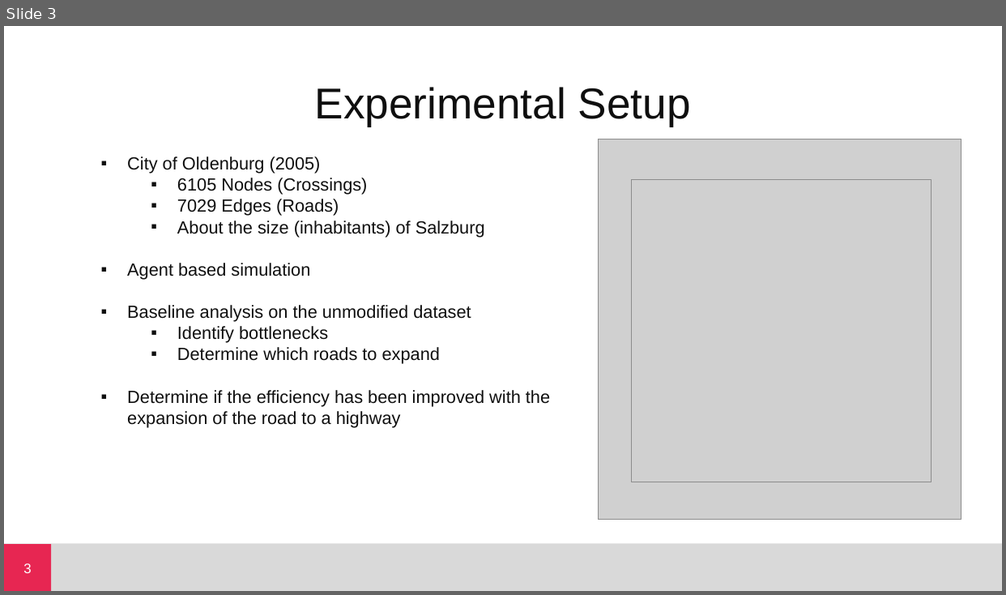
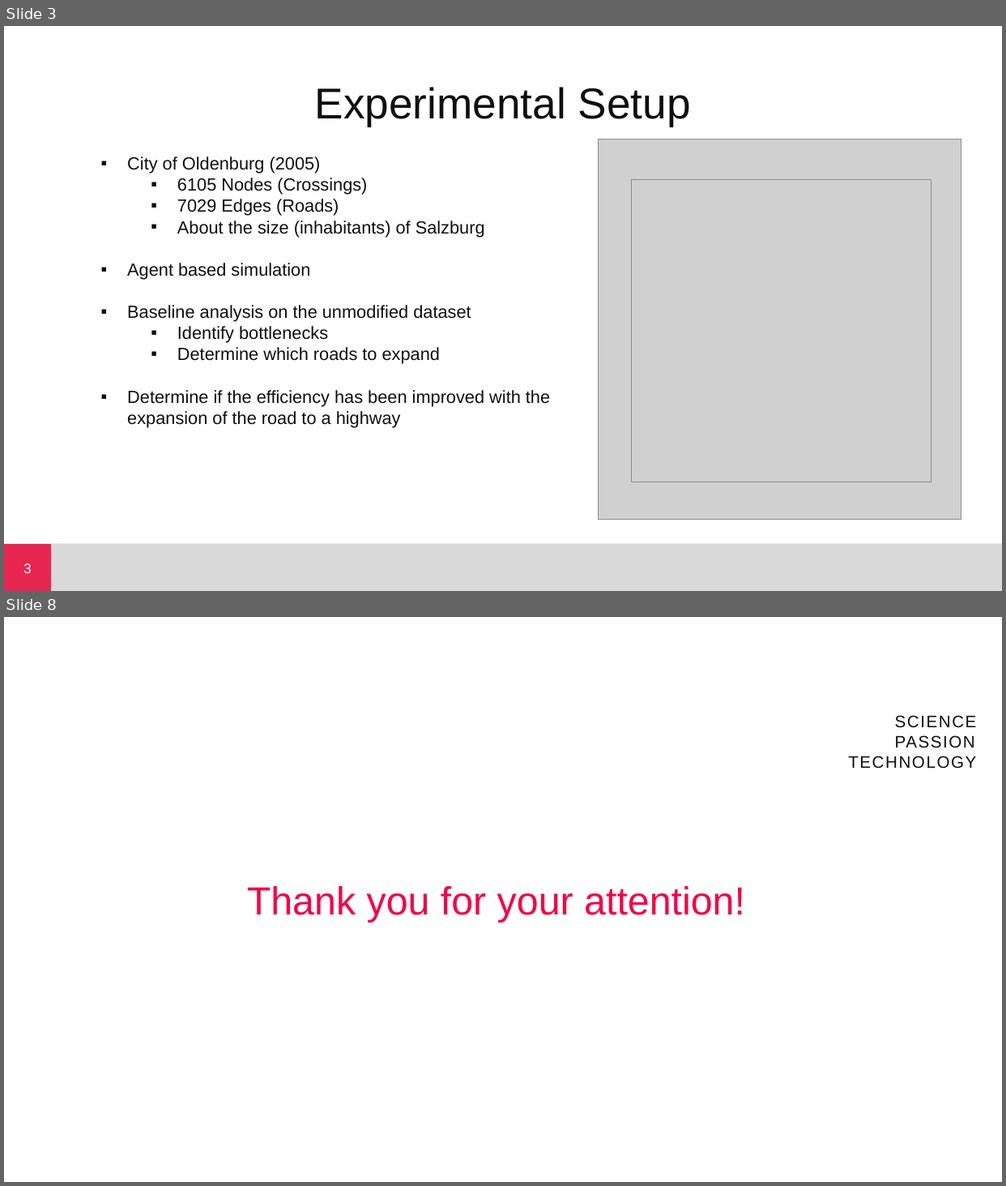
Before and after one commit to zlxxo/NetSci_Project, a slide deck: presentation.pptx. Shown one above the other, each under a label of ours: slide 3 before the commit, slides 3 and 8 after it; the slides between them are not shown. The pictures are 1006x595 and 1006x1186 pixels, drawn with LibreOffice and Linux fonts; fonts in the diff are those of the drawing; grey boxes stand for pictures; background and template pictures are left out. Boxes give left, top, right and bottom in pixels: in the first picture for what was removed or moved away, otherwise in the second. Text is boxed around its words. In the diff, an @@ line names an element or a change of style, - is before the commit and + after.

```diff
--- a/presentation.pptx
+++ b/presentation.pptx
@@ slide 8 added at box(4, 617, 1002, 1182), background picture (left out) @@
@@ text added at box(848, 715, 977, 768), 17 pt, text #0F0F0F @@
+SCIENCE
+PASSION
+TECHNOLOGY
@@ title added at box(247, 886, 745, 922), 40 pt, text #F70146 @@
+Thank you for your attention!
```
Also in this commit, not shown: 3 slides changed, 2 other files.
